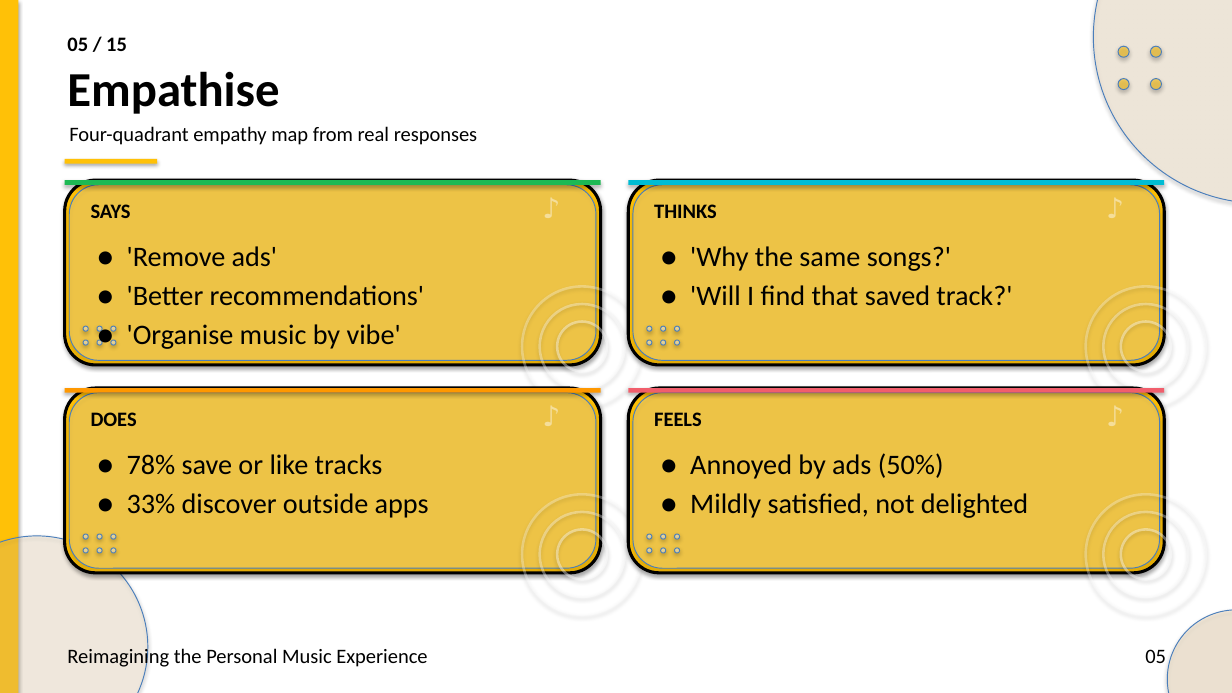
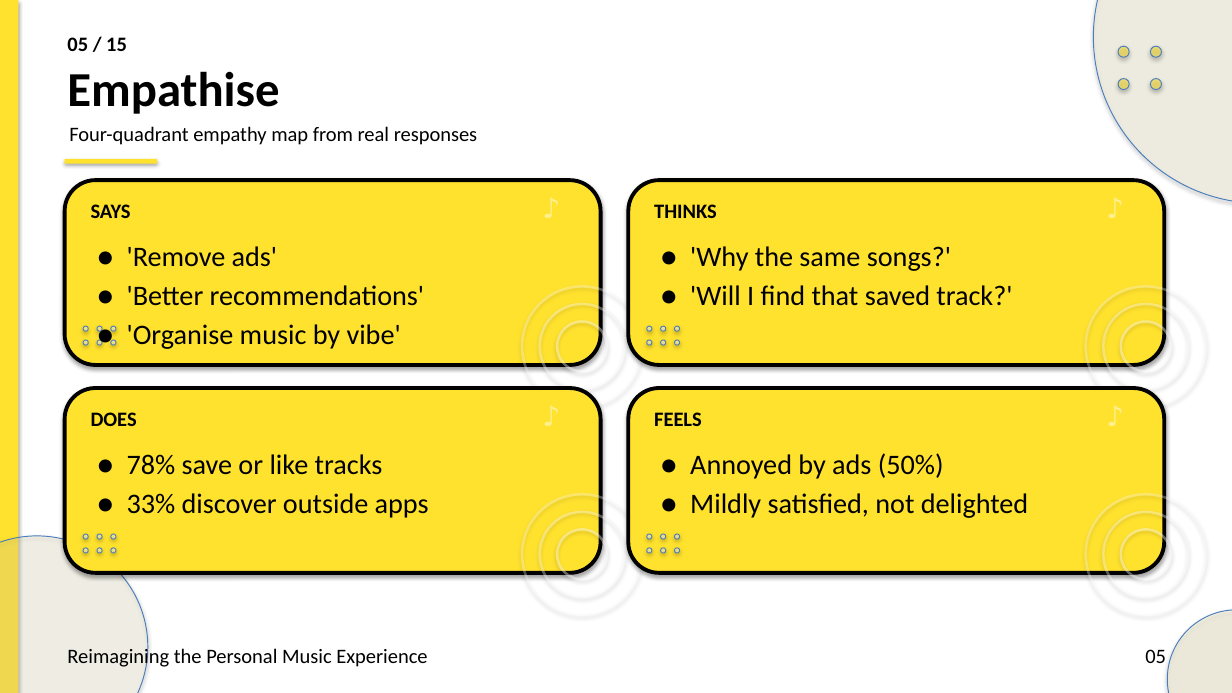
Before and after one commit to preet-kamdar/design-thinking-sem3, a slide deck: slide 5 of docs/Presentation.pptx. Drawn at 1232x693 pixels with LibreOffice and Linux fonts; fonts in the diff are those of the drawing. Boxes give left, top, right and bottom in pixels: in the first picture for what was removed or moved away, otherwise in the second. Text is boxed around its words. In the diff, an @@ line names an element or a change of style, - is before the commit and + after.

```diff
--- a/docs/Presentation.pptx
+++ b/docs/Presentation.pptx
@@ rectangle at bbox=[0, 0, 18, 693]: fill #FFC107 to #FFE22E @@
@@ ellipse at bbox=[1093, 0, 1232, 203]: fill #FFE0B2 at 28% opacity to #FFF7CD at 28% opacity @@
@@ fill #FFC107 at 55% opacity to #FFE22E at 55% opacity in 4 elements at bbox=[1118, 46, 1129, 57], bbox=[1151, 46, 1162, 57], bbox=[1118, 79, 1129, 90], bbox=[1151, 79, 1162, 90] @@
@@ rectangle at bbox=[65, 159, 157, 164]: fill #FFC107 to #FFE22E @@
@@ fill #FFC107 to #FFE22E; outline #000000 2.4 pt to #000000 3 pt in 4 elements at bbox=[628, 180, 1165, 365], bbox=[65, 388, 601, 573], bbox=[628, 388, 1165, 573], bbox=[65, 180, 601, 365] @@
@@ rectangle removed at bbox=[65, 180, 601, 185] @@
@@ rounded rectangle removed at bbox=[69, 185, 596, 360] @@
@@ rectangle removed at bbox=[628, 180, 1165, 185] @@
@@ rounded rectangle removed at bbox=[633, 185, 1160, 360] @@
@@ rectangle removed at bbox=[65, 388, 601, 393] @@
@@ rectangle removed at bbox=[628, 388, 1165, 393] @@
@@ rounded rectangle removed at bbox=[69, 393, 596, 568] @@
@@ rounded rectangle removed at bbox=[633, 393, 1160, 568] @@
@@ ellipse at bbox=[0, 536, 148, 693]: fill #FFE0B2 at 24% opacity to #FFF7CD at 24% opacity @@
```
Also in this commit, not shown: 14 other slides changed, 2 other files.
